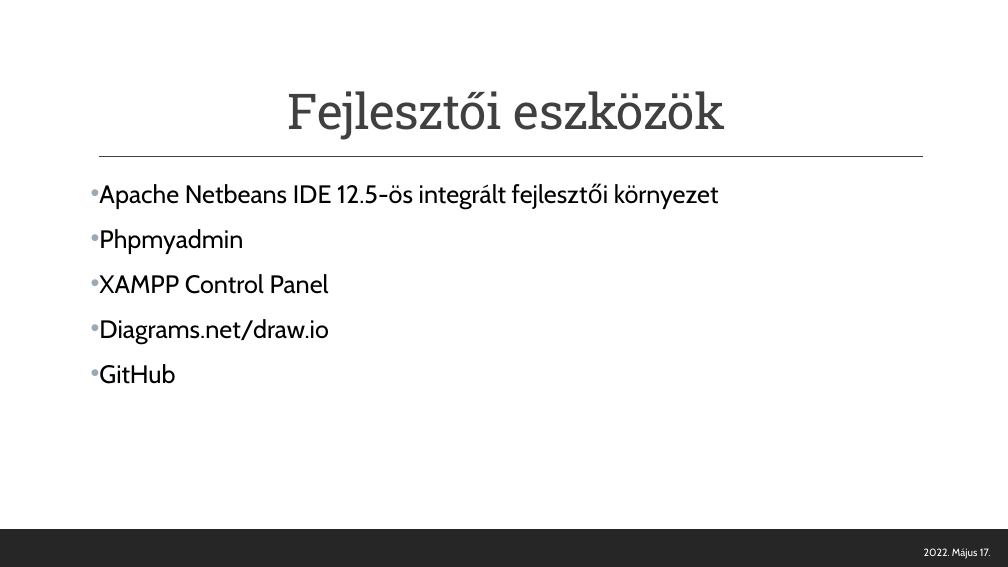
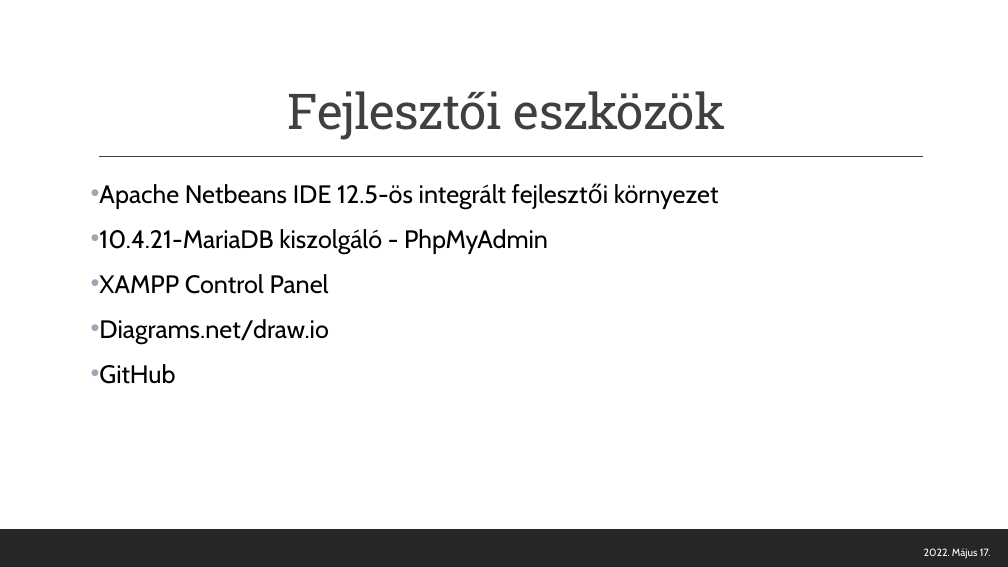
Before and after one commit to kis-eleonora/vizsgaremek, a slide deck: slide 4 of vizsga_prezentacio_TKE.pptx. Drawn at 1008x567 pixels with LibreOffice and Linux fonts; fonts in the diff are those of the drawing. Boxes give left, top, right and bottom in pixels: in the first picture for what was removed or moved away, otherwise in the second. Text is boxed around its words. In the diff, an @@ line names an element or a change of style, - is before the commit and + after.

```diff
--- a/vizsga_prezentacio_TKE.pptx
+++ b/vizsga_prezentacio_TKE.pptx
@@ text at (99,229,548,254): text changed @@
-• Phpmyadmin
+• 10.4.21-MariaDB kiszolgáló - PhpMyAdmin
```
Also in this commit, not shown: 1 other file.
